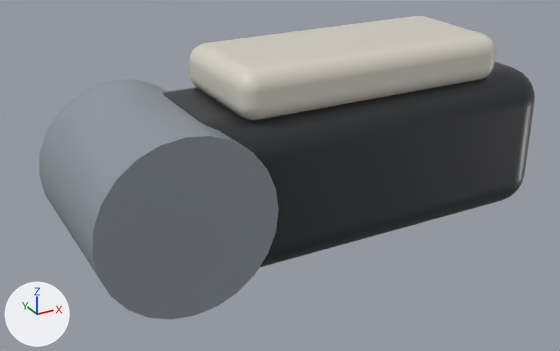
A saved change to the glTF model src/raptor_description/meshes/digitigrade/right_toe_1_proximal_link.glb.
Camera for both pictures: a 50 mm lens placed at (-0.0356, -0.1056, 0.0508), pointed at (0.0227, 0.0003, -0.0022). Every picture has the same lights, and +X, +Y and +Z are marked at lower left. The picture after the commit comes second. Vertices at exactly the same position are counted once.

In view in the first picture: 'right_toe_1_proximal_link'.
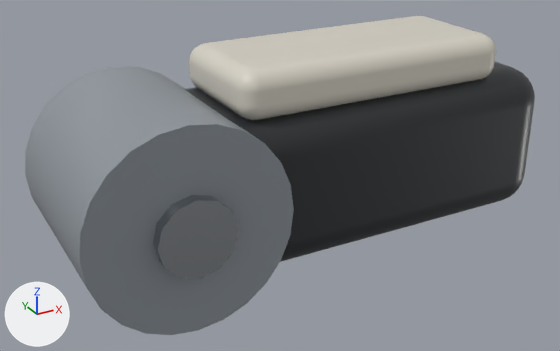
What differs and where, as boxes (x1, y1, x2, y2) in the pictures (560 x 351 px; the box of a moved part takes in the faces that stretch with it):
'right_toe_1_proximal_link', reshaped
    before: (39, 16, 535, 320)
    after: (25, 16, 535, 335)
part 1 of me_right_toe_1_proximal_link, added
    after: (153, 195, 239, 278)
part 2 of me_right_toe_1_proximal_link, moved or reshaped
    before: (39, 80, 279, 320)
    after: (25, 67, 294, 335)

Patch to the scene script:
```diff
--- a/src/raptor_description/meshes/digitigrade/right_toe_1_proximal_link.glb.py
+++ b/src/raptor_description/meshes/digitigrade/right_toe_1_proximal_link.glb.py
@@ img_image_4 @@
+img_image_4 = load_image('Image_4', '_unpacked/Image_4', 64, 64, 'Non-Color')
@@ mat_polished_pin_right_toe_1_proximal_link__knuckle_pin__polished_metal @@
+mat_polished_pin_right_toe_1_proximal_link__knuckle_pin__polished_metal = bpy.data.materials.new('polished pin right_toe_1_proximal_link__knuckle_pin [polished-metal]')
+# colours: light grey #b8bdc2
+# uses the picture img_image_4
@@ me_right_toe_1_proximal_link @@
 # used by ob_right_toe_1_proximal_link; location = (0.0, 0.0, 0.0)
-me_right_toe_1_proximal_link.from_pydata(...)  # 666 vertices, 1320 faces; spans x -0.014..0.07, y -0.015..0.015, z -0.014..0.02
+me_right_toe_1_proximal_link.from_pydata(...)  # 704 vertices, 1392 faces; spans x -0.016..0.07, y -0.018..0.018, z -0.016..0.02
+# me_right_toe_1_proximal_link part 1: a new loose piece of 38 vertices spanning x -0.006..0.006, y -0.018..0.018, z -0.006..0.006, in mat_polished_pin_right_toe_1_proximal_link__knuckle_pin__polished_metal
+# me_right_toe_1_proximal_link part 2
+# 74 vertices move from x -0.014..0.014, y -0.015..0.015, z -0.014..0.014 to x -0.016..0.016, y -0.016..0.016, z -0.016..0.016
 me_right_toe_1_proximal_link.materials.append(mat_anodized_frame_right_toe_1_proximal_link__segment__anodized_metal)
@@ me_right_toe_1_proximal_link @@
 me_right_toe_1_proximal_link.materials.append(mat_brushed_actuator_right_toe_1_proximal_link__hinge__brushed_metal)
+me_right_toe_1_proximal_link.materials.append(mat_polished_pin_right_toe_1_proximal_link__knuckle_pin__polished_metal)
```
